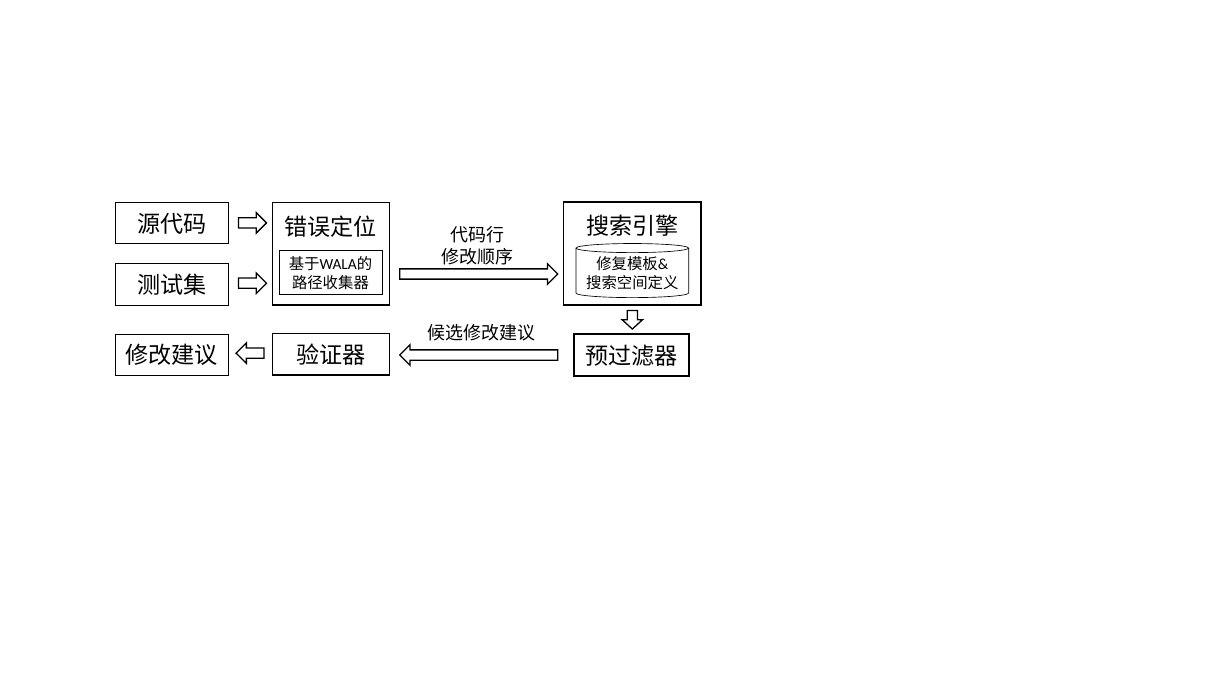
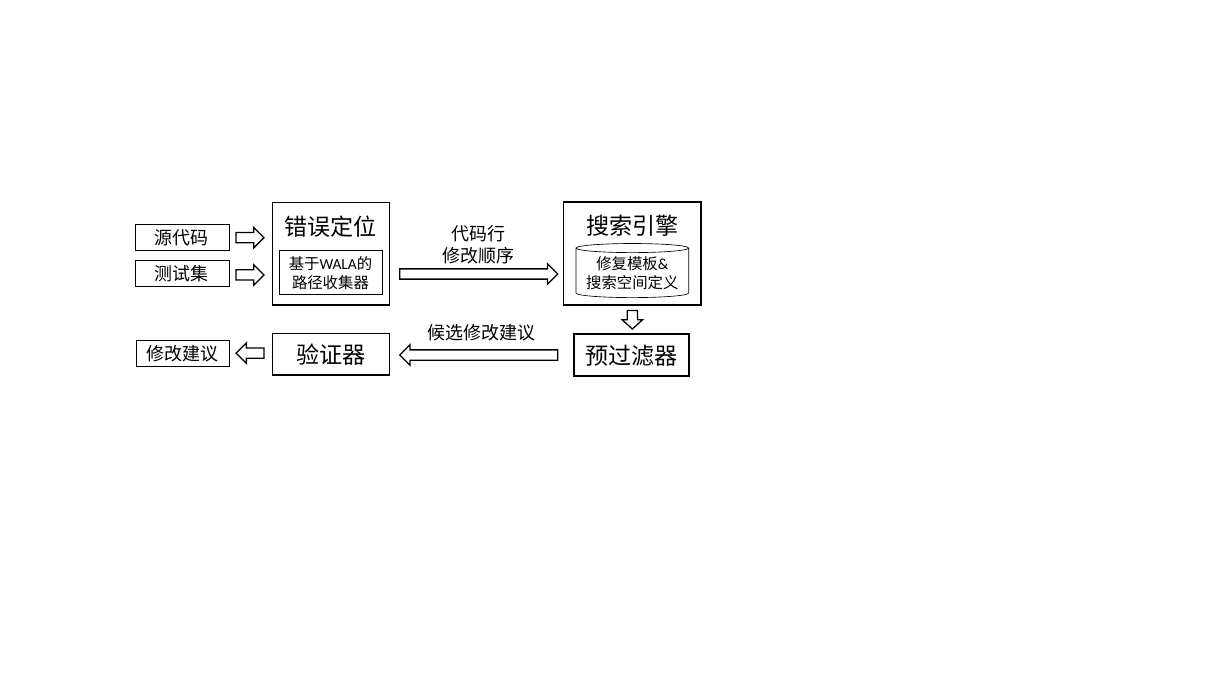
Before and after one commit to flowersbeyond/fanale, a slide deck: slide 3 of figures/研究思路.pptx (slide 2 before the commit). Drawn at 1232x693 pixels with LibreOffice and Linux fonts; fonts in the diff are those of the drawing. Boxes give left, top, right and bottom in pixels: in the first picture for what was removed or moved away, otherwise in the second. Text is boxed around its words. In the diff, an @@ line names an element or a change of style, - is before the commit and + after.

```diff
--- a/figures/研究思路.pptx
+++ b/figures/研究思路.pptx
@@ size 18 to 14 pt in 3 elements at bbox=[136, 340, 230, 366], bbox=[135, 261, 229, 287], bbox=[135, 225, 229, 250] @@
@@ rectangle "源代码": place and size @@
-rectangle "源代码" at bbox=[116, 202, 229, 244]
+rectangle "源代码" at bbox=[135, 225, 229, 250]
@@ right arrow: place and size @@
-right arrow at bbox=[238, 213, 266, 233]
+right arrow at bbox=[236, 227, 263, 248]
@@ rectangle "测试集": place and size @@
-rectangle "测试集" at bbox=[116, 263, 229, 305]
+rectangle "测试集" at bbox=[135, 261, 229, 287]
@@ right arrow: place and size @@
-right arrow at bbox=[238, 273, 266, 293]
+right arrow at bbox=[236, 264, 263, 285]
@@ rectangle "修改建议": place and size @@
-rectangle "修改建议" at bbox=[116, 334, 229, 375]
+rectangle "修改建议" at bbox=[136, 340, 230, 366]
```
Also in this commit, not shown: 1 other slide changed, 4 slides added, 30 other files.
